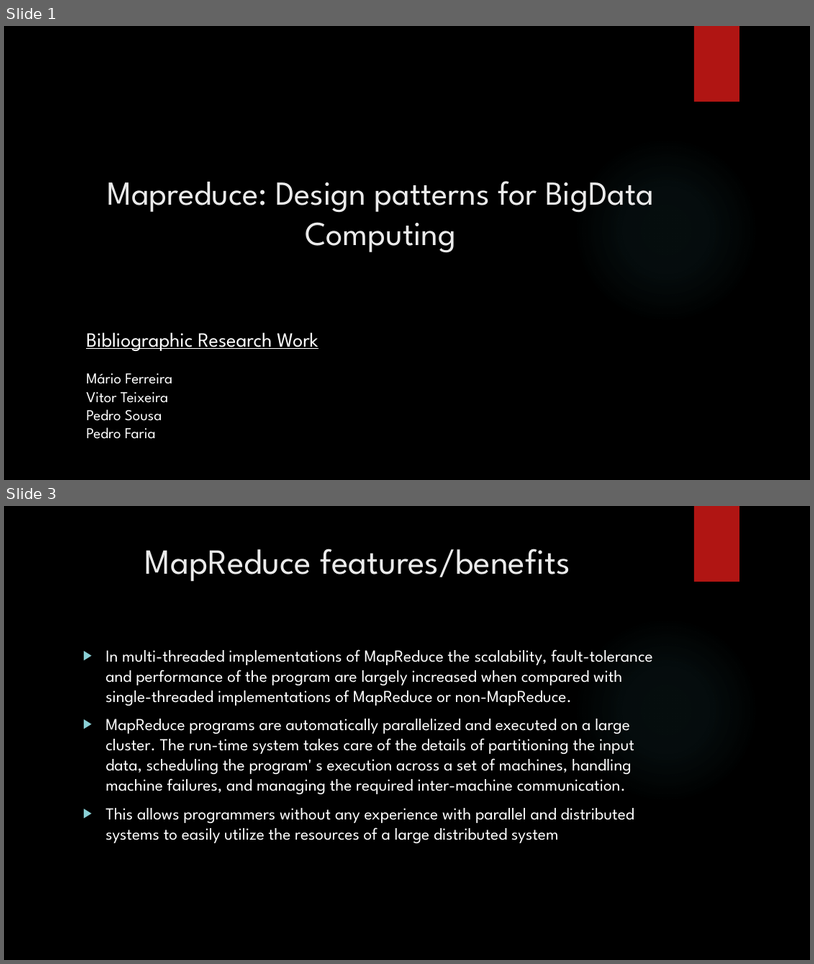
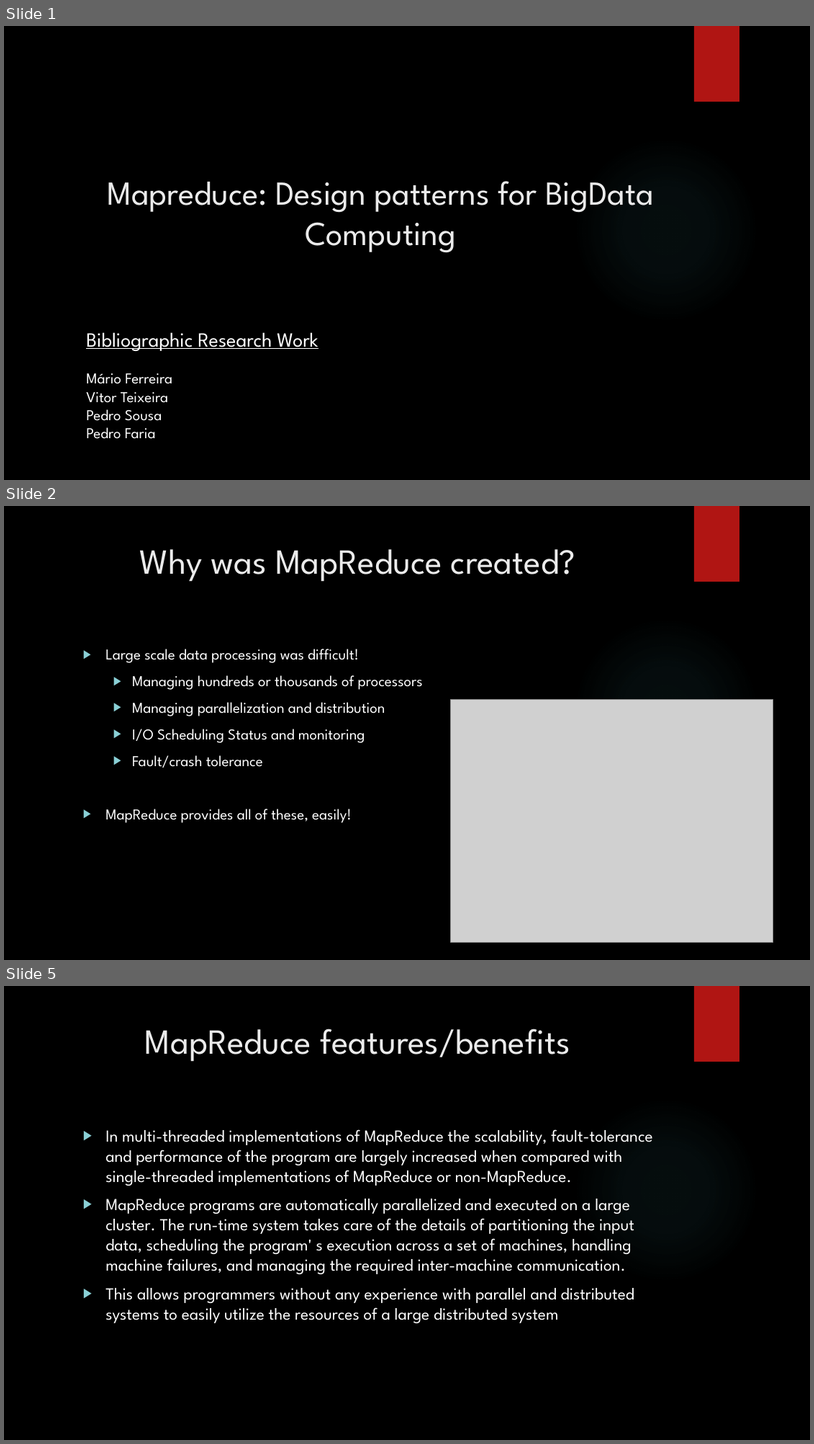
Before and after one commit to Mouzician/ESOF, a slide deck: PPTESOF.pptx. Shown one above the other, each under a label of ours: slides 1 and 3 before the commit, slides 1, 2 and 5 after it; the slides between them are not shown. The pictures are 814x964 and 814x1444 pixels, drawn with LibreOffice and Linux fonts; fonts in the diff are those of the drawing; grey boxes stand for pictures; background and template pictures are left out. Boxes give left, top, right and bottom in pixels: in the first picture for what was removed or moved away, otherwise in the second. Text is boxed around its words. In the diff, an @@ line names an element or a change of style, - is before the commit and + after.

```diff
--- a/PPTESOF.pptx
+++ b/PPTESOF.pptx
@@ slide 2 added at box(4, 506, 810, 960), background picture (left out); not listed: 2 template elements that a slide beside it also shows @@
@@ title added at box(139, 549, 576, 582), 42 pt, text #EBEBEB @@
+Why was MapReduce created?
@@ text added at box(106, 649, 423, 823), 18 pt, text #FFFFFF @@
+▶ Large scale data processing was difficult!
+  ▶ Managing hundreds or thousands of processors
+  ▶ Managing parallelization and distribution
+  ▶ I/O Scheduling Status and monitoring
+  ▶ Fault/crash tolerance
+▶ MapReduce provides all of these, easily!
@@ picture added at box(451, 700, 774, 942) @@
@@ what was slide 3 is now slide 5 @@
```
Also in this commit, not shown: 2 slides changed, 3 other slides added, 1 slide removed, 9 other files.
